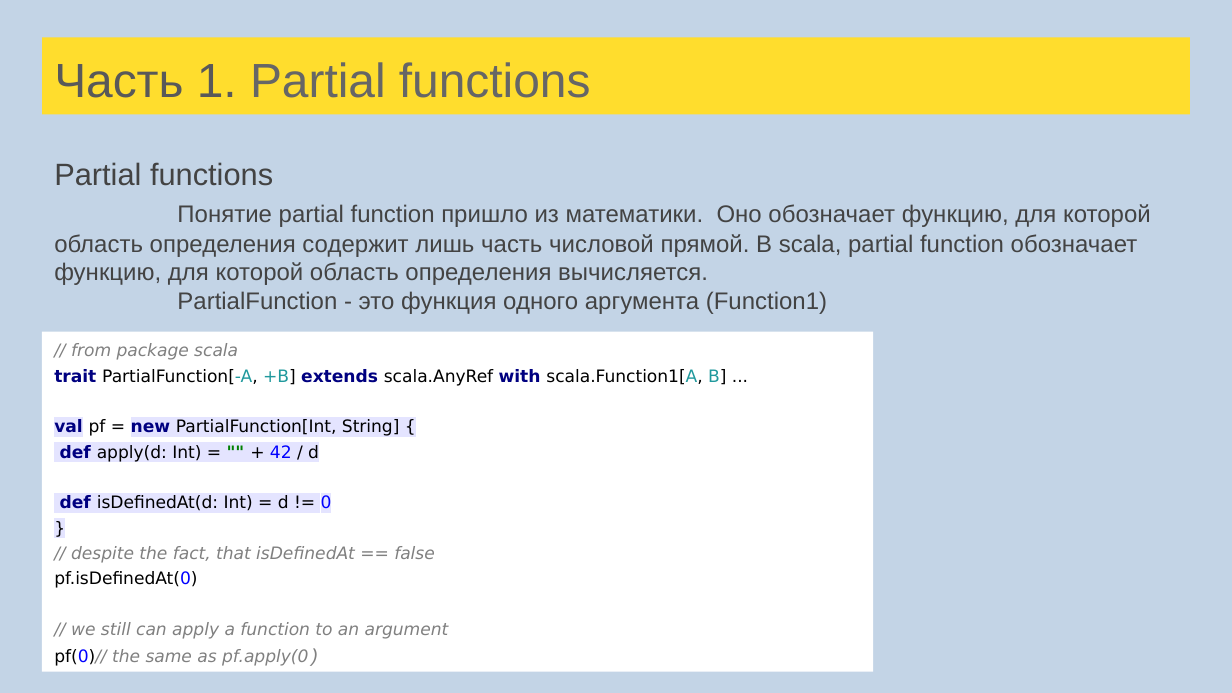
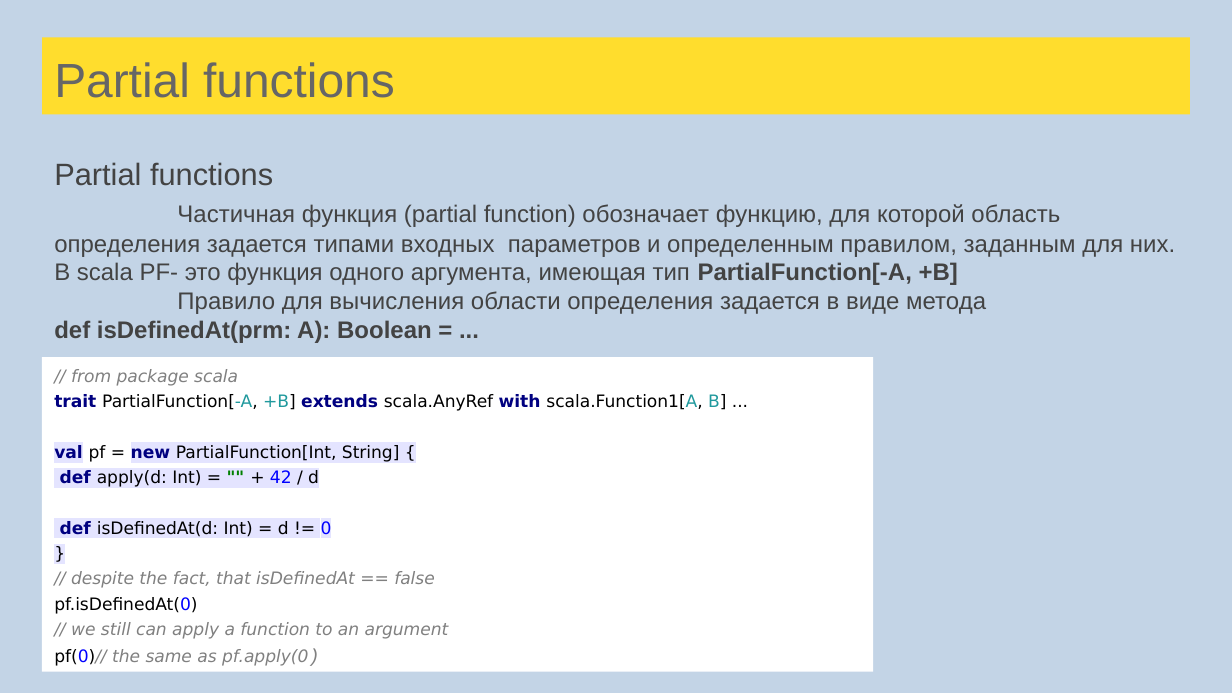
Before and after one commit to sergeypopov83/scala-school, a slide deck: slide 46 of src/main/resources/Лекции Scala для FinTech.pptx (slide 45 before the commit). Drawn at 1232x693 pixels with LibreOffice and Linux fonts; fonts in the diff are those of the drawing. Boxes give left, top, right and bottom in pixels: in the first picture for what was removed or moved away, otherwise in the second. Text is boxed around its words. In the diff, an @@ line names an element or a change of style, - is before the commit and + after.

```diff
--- a/src/main/resources/Лекции Scala для FinTech.pptx
+++ b/src/main/resources/Лекции Scala для FinTech.pptx
@@ title at <box>54,62,395,98</box>: text changed @@
-Часть 1. Partial functions
+Partial functions
@@ text at <box>54,204,1175,343</box>: text changed @@
-Понятие partial function пришло из математики. Оно обозначает функцию, для которой область определения содержит лишь часть числовой прямой. В scala, partial function обозначает функцию, для которой область определения вычисляется.
-PartialFunction - это функция одного аргумента (Function1)
+Частичная функция (partial function) обозначает функцию, для которой область определения задается типами входных параметров и определенным правилом, заданным для них. В scala PF- это функция одного аргумента, имеющая тип PartialFunction[-A, +B]
+Правило для вычисления области определения задается в виде метода
+def isDefinedAt(prm: A): Boolean = ...
@@ rectangle "// from package scala": place and size @@
-rectangle "// from package scala" at <box>42,331,873,671</box>
+rectangle "// from package scala" at <box>42,357,873,671</box>
```
Also in this commit, not shown: 121 other slides changed, 5 slides added, 5 slides removed, 58 other files.
